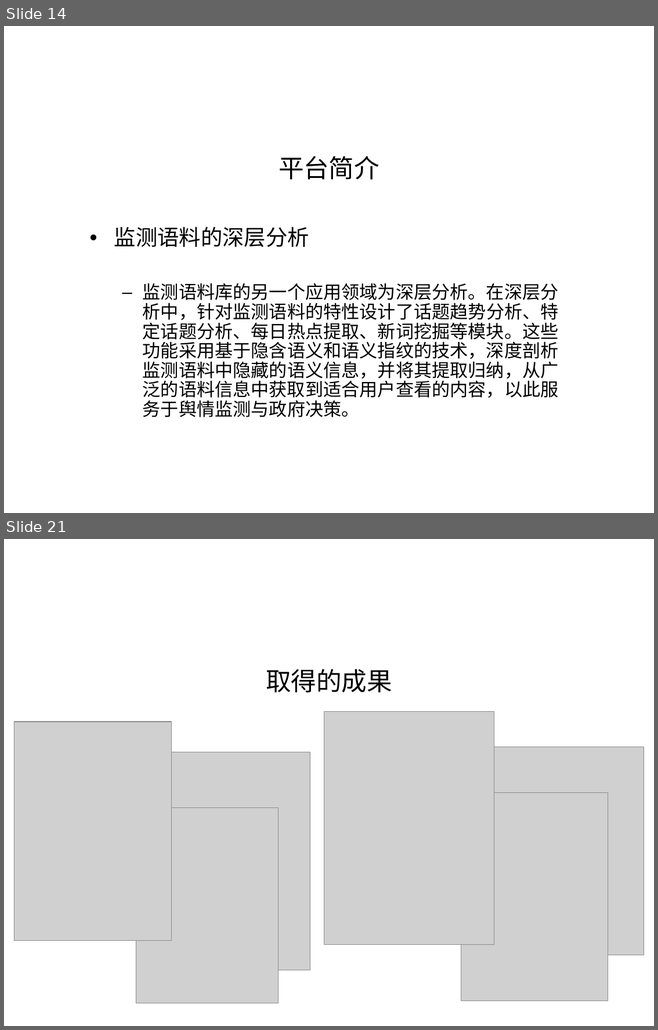
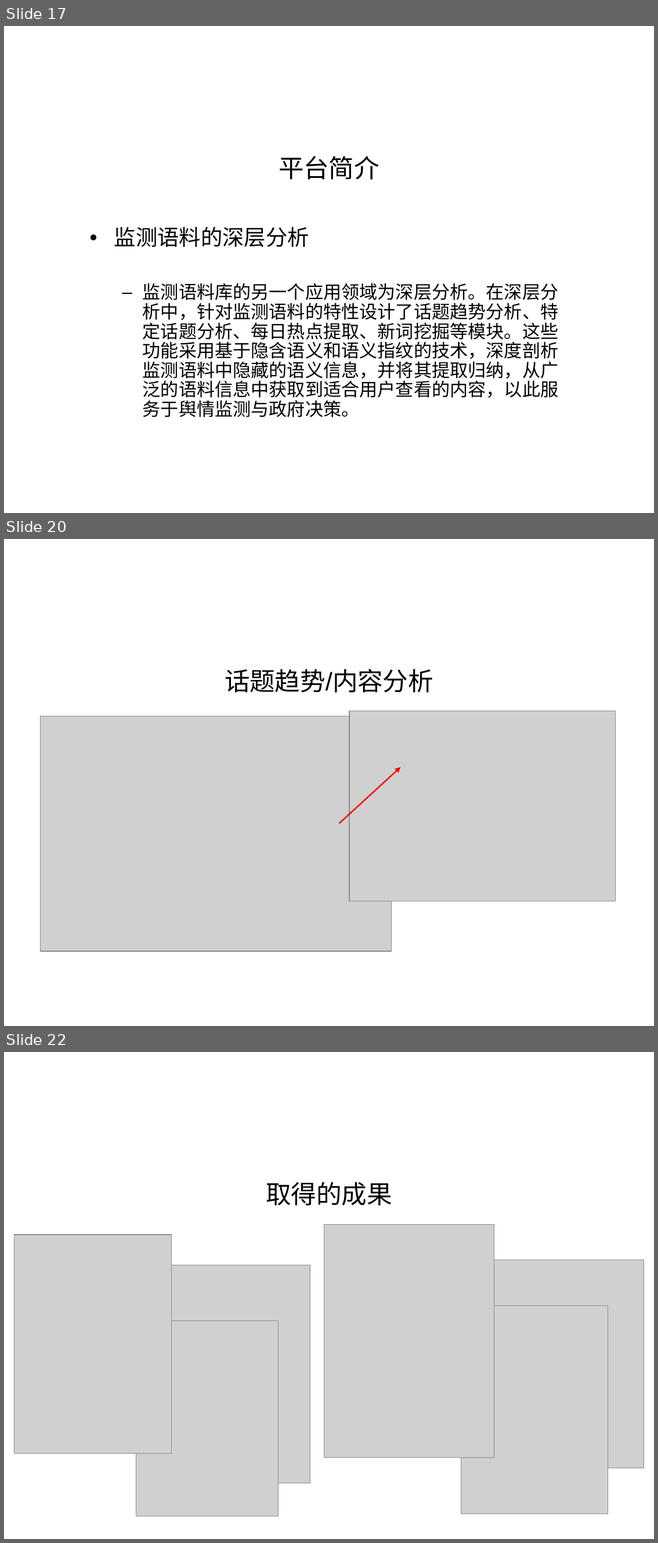
Before and after one commit to shqcandy/Report, a slide deck: 报告_v1.ppt. Shown one above the other, each under a label of ours: slides 14 and 21 before the commit, slides 17, 20 and 22 after it; the slides between them are not shown. The pictures are 658x1030 and 658x1543 pixels, drawn with LibreOffice and Linux fonts; fonts in the diff are those of the drawing; grey boxes stand for pictures; background and template pictures are left out. Boxes give left, top, right and bottom in pixels: in the first picture for what was removed or moved away, otherwise in the second. Text is boxed around its words. In the diff, an @@ line names an element or a change of style, - is before the commit and + after.

```diff
--- a/报告_v1.ppt
+++ b/报告_v1.ppt
@@ slide 20 added at [4, 539, 654, 1026], background picture (left out) @@
@@ title added at [224, 669, 433, 693], 28 pt, text #000000 @@
+话题趋势/内容分析
@@ picture added at [349, 711, 615, 901] @@
@@ picture added at [41, 716, 391, 951] @@
@@ arrow added from (339, 824) to (400, 767), #FF0000 1.5 pt @@
@@ what was slide 14 is now slide 17 @@
@@ what was slide 21 is now slide 22 @@
```
Also in this commit, not shown: 13 slides changed, 2 other files.
